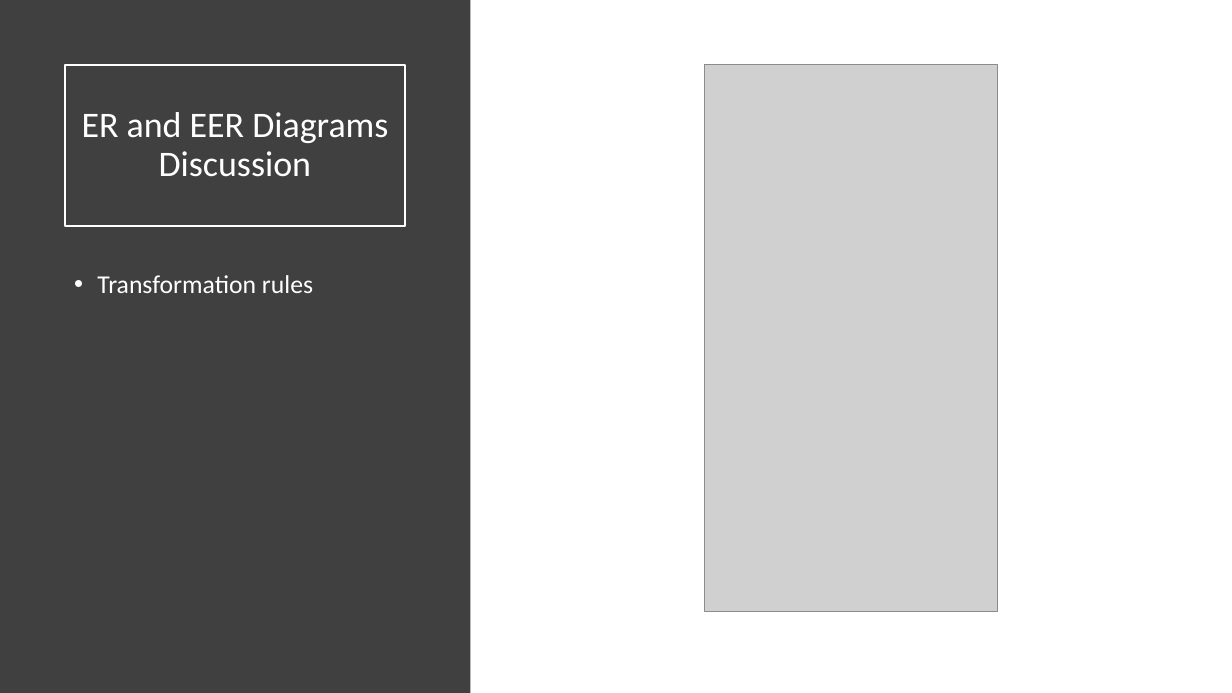
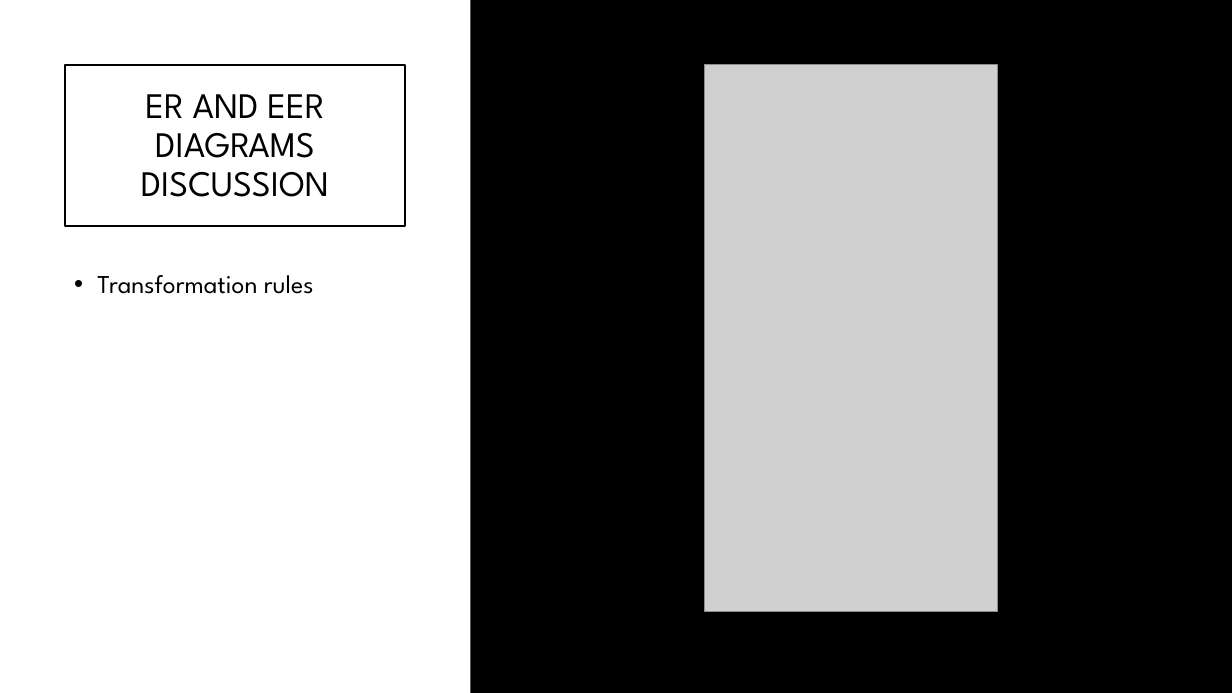
Before and after one commit to AndreasRichardsen/gtl_project, a slide deck: slide 3 of presentation material/Exam Presentation.pptx. Drawn at 1232x693 pixels with LibreOffice and Linux fonts; fonts in the diff are those of the drawing; grey boxes stand for pictures; background and template pictures are left out. Boxes give left, top, right and bottom in pixels: in the first picture for what was removed or moved away, otherwise in the second. Text is boxed around its words. In the diff, an @@ line names an element or a change of style, - is before the commit and + after.

```diff
--- a/presentation material/Exam Presentation.pptx
+++ b/presentation material/Exam Presentation.pptx
@@ background #FFFFFF to #000000 @@
@@ rectangle at bbox=[0, 0, 470, 693]: fill #404040 to #FFFFFF @@
@@ title "ER AND EER DIAGRAMS DISCUSSION" at bbox=[65, 65, 405, 226]: outline #FFFFFF 1.5 pt to #000000 1.5 pt @@
@@ title at bbox=[141, 94, 329, 197]: text changed; font Calibri to League Spartan; text colour #FFFFFF to #000000 @@
-ER and EER Diagrams Discussion
+ER AND EER DIAGRAMS DISCUSSION
@@ text "Transformation rules" at bbox=[97, 275, 314, 294]: font Calibri to League Spartan, text colour #FFFFFF to #000000 @@
```
Also in this commit, not shown: 19 other slides changed, 2 slides added, 2 slides removed.
